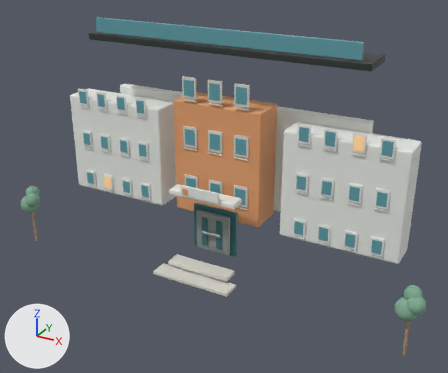
The glTF model HSClient/public/models/career-world/visma.glb: old version first, new version second.
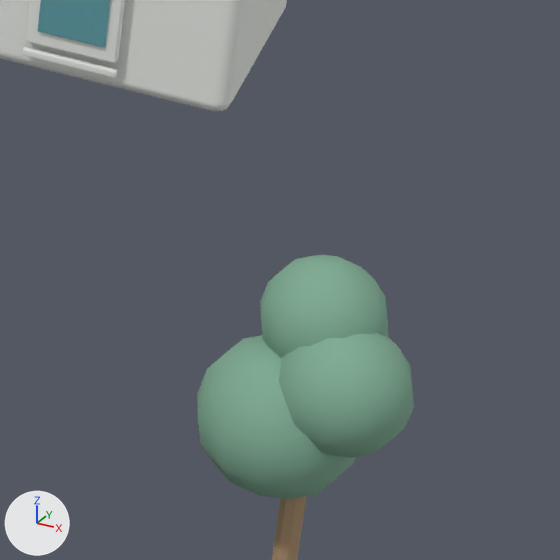
The first picture shows the older version from a camera (50 mm lens) standing at (2.39, -4.38, 2.91) and looking at (0.17, -0.33, 0.89). The close-ups show the older and then the newer version on the part from 82% to 100% of the width and 66% to 89% of the height of that picture. Only the edits that show in the close-ups are written down. Every picture has the same lights, and +X, +Y and +Z are marked at lower left. Where no turn or scale is listed for an object, it has been applied to the vertices. Vertices at exactly the same position are counted once.

The first close-up shows 'LM_Visma_FrontTree_Right_Crown_A', 'LM_Visma_FrontTree_Right_Crown_B', 'LM_Visma_FrontTree_Right_Crown_C', 'LM_Visma_FrontTree_Right_Trunk', 'LM_Visma_RightWing_Facade', 'LM_Visma_Window_R_0_3_Frame', 'LM_Visma_Window_R_0_3_Glass', 'LM_Visma_Window_R_0_3_Sill'.
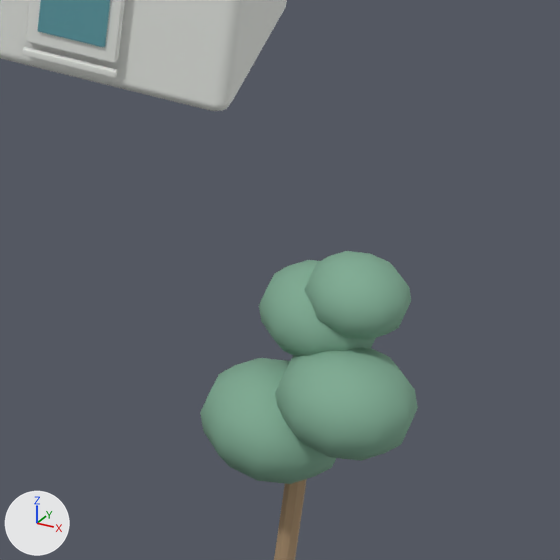
Changed parts and their boxes (x1, y1, x2, y2) in the close-ups (560 x 560 px):
'LM_Visma_FrontTree_Right_Crown_A', reshaped, moved (14% narrower, 23% shorter)
    before: (197, 335, 356, 499)
    after: (200, 358, 336, 484)
'LM_Visma_FrontTree_Right_Crown_B', reshaped, moved (9% shorter)
    before: (279, 332, 414, 458)
    after: (275, 347, 418, 461)
'LM_Visma_FrontTree_Right_Crown_C', reshaped, moved
    before: (260, 255, 389, 358)
    after: (259, 260, 375, 356)
'LM_Visma_FrontTree_Right_Crown_D', added
    after: (304, 251, 411, 340)

Diff of the bpy script that builds the scene:
```diff
--- a/HSClient/public/models/career-world/visma.glb.py
+++ b/HSClient/public/models/career-world/visma.glb.py
@@ me_lm_visma_fronttree_right_crown_a_mesh @@
-me_lm_visma_fronttree_right_crown_a_mesh.from_pydata(...)  # 86 vertices, 168 faces; spans x -0.085..0.085, y -0.085..0.085, z -0.085..0.085
+me_lm_visma_fronttree_right_crown_a_mesh.from_pydata(...)  # 72 vertices, 140 faces; spans x -0.071..0.071, y -0.075..0.075, z -0.058..0.058
+# me_lm_visma_fronttree_right_crown_a_mesh part 1: 86 vertices removed from x -0.085..0.085, y -0.085..0.085, z -0.085..0.085; 72 vertices added at x -0.071..0.071, y -0.075..0.075, z -0.058..0.058, forming a UV sphere (10 segments, 8 rings, poles along z)
 me_lm_visma_fronttree_right_crown_a_mesh.materials.append(mat_mat_grass)
@@ me_lm_visma_fronttree_right_crown_b_mesh @@
-me_lm_visma_fronttree_right_crown_b_mesh.from_pydata(...)  # 86 vertices, 168 faces; spans x -0.07..0.07, y -0.07..0.07, z -0.07..0.07
+me_lm_visma_fronttree_right_crown_b_mesh.from_pydata(...)  # 72 vertices, 140 faces; spans x -0.0666..0.0666, y -0.07..0.07, z -0.0546..0.0546
+# me_lm_visma_fronttree_right_crown_b_mesh part 2: 84 vertices removed from x -0.07..0.07, y -0.0647..0.0647, z -0.07..0.07; 70 vertices added at x -0.0666..0.0666, y -0.0647..0.0647, z -0.0546..0.0546
 me_lm_visma_fronttree_right_crown_b_mesh.materials.append(mat_mat_grass)
@@ me_lm_visma_fronttree_right_crown_c_mesh @@
-me_lm_visma_fronttree_right_crown_c_mesh.from_pydata(...)  # 86 vertices, 168 faces; spans x -0.065..0.065, y -0.065..0.065, z -0.065..0.065
+me_lm_visma_fronttree_right_crown_c_mesh.from_pydata(...)  # 72 vertices, 140 faces; spans x -0.0594..0.0594, y -0.0625..0.0625, z -0.0487..0.0487
+# me_lm_visma_fronttree_right_crown_c_mesh part 3: 86 vertices removed from x -0.065..0.065, y -0.065..0.065, z -0.065..0.065; 72 vertices added at x -0.0594..0.0594, y -0.0625..0.0625, z -0.0487..0.0487, forming a UV sphere (10 segments, 8 rings, poles along z)
 me_lm_visma_fronttree_right_crown_c_mesh.materials.append(mat_mat_grass)
@@ ob_lm_visma_fronttree_right_crown_a @@
 ob_lm_visma_fronttree_right_crown_a = bpy.data.objects.new('LM_Visma_FrontTree_Right_Crown_A', me_lm_visma_fronttree_right_crown_a_mesh)
-ob_lm_visma_fronttree_right_crown_a.location = (1.755, -0.58, 0.39)
+ob_lm_visma_fronttree_right_crown_a.location = (1.75, -0.575, 0.38)
@@ ob_lm_visma_fronttree_right_crown_b @@
 ob_lm_visma_fronttree_right_crown_b = bpy.data.objects.new('LM_Visma_FrontTree_Right_Crown_B', me_lm_visma_fronttree_right_crown_b_mesh)
-ob_lm_visma_fronttree_right_crown_b.location = (1.815, -0.59, 0.45)
+ob_lm_visma_fronttree_right_crown_b.location = (1.82, -0.595, 0.44)
@@ ob_lm_visma_fronttree_right_crown_c @@
 ob_lm_visma_fronttree_right_crown_c = bpy.data.objects.new('LM_Visma_FrontTree_Right_Crown_C', me_lm_visma_fronttree_right_crown_c_mesh)
-ob_lm_visma_fronttree_right_crown_c.location = (1.78, -0.55, 0.5)
+ob_lm_visma_fronttree_right_crown_c.location = (1.775, -0.54, 0.5)
@@ ob_lm_visma_fronttree_right_crown_d @@
+ob_lm_visma_fronttree_right_crown_d = bpy.data.objects.new('LM_Visma_FrontTree_Right_Crown_D', me_lm_visma_fronttree_right_crown_d_mesh)  # a UV sphere (10 segments, 8 rings, poles along z) spanning x -0.0499..0.0499, y -0.0525..0.0525, z -0.0409..0.0409; in mat_mat_grass (greyish green #81ad95)
+ob_lm_visma_fronttree_right_crown_d.location = (1.81, -0.555, 0.54)
```
